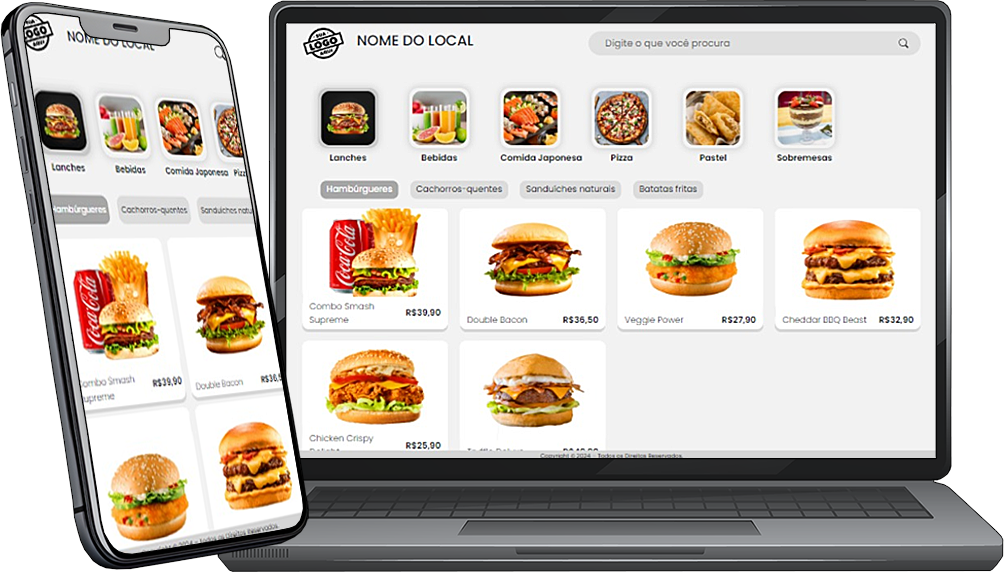
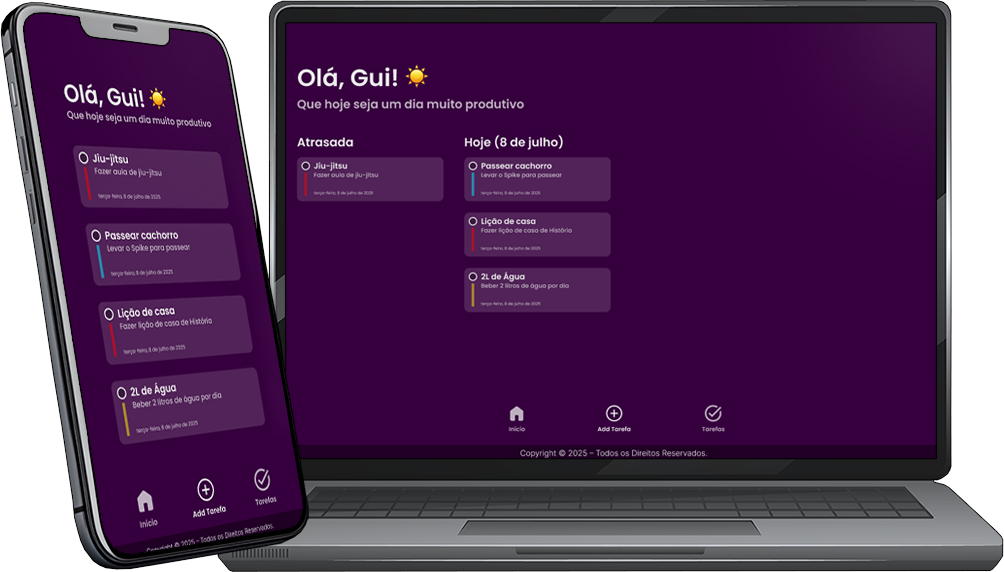
Two versions of the same layered image (1004x572). Layer-by-layer changes:
added layer "menu cópia" in group "Celular" over [24, 13, 303, 554]
hid "menu" (1st of 2, in "Celular"), painted on it over [24, 13, 303, 554]
added layer "todo-app" in group "Notebook" over [283, 23, 937, 461]
hid "menu" (2nd of 2, in "Notebook") over [286, 23, 936, 458]